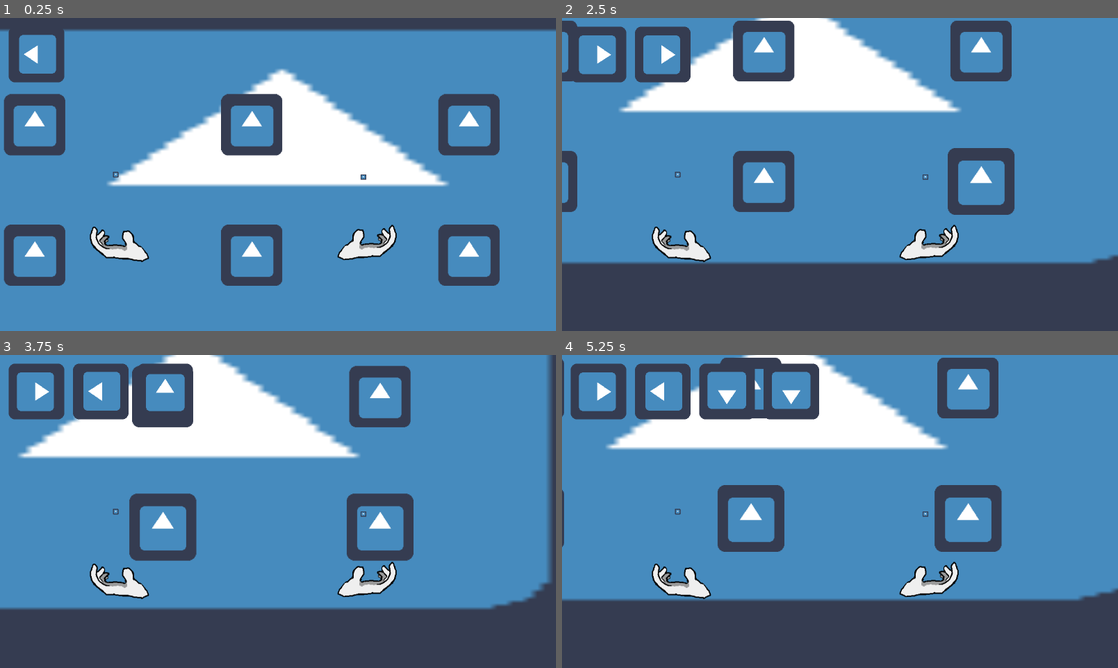
Above: before the commit, frames 1-4 (two rows, left to right).
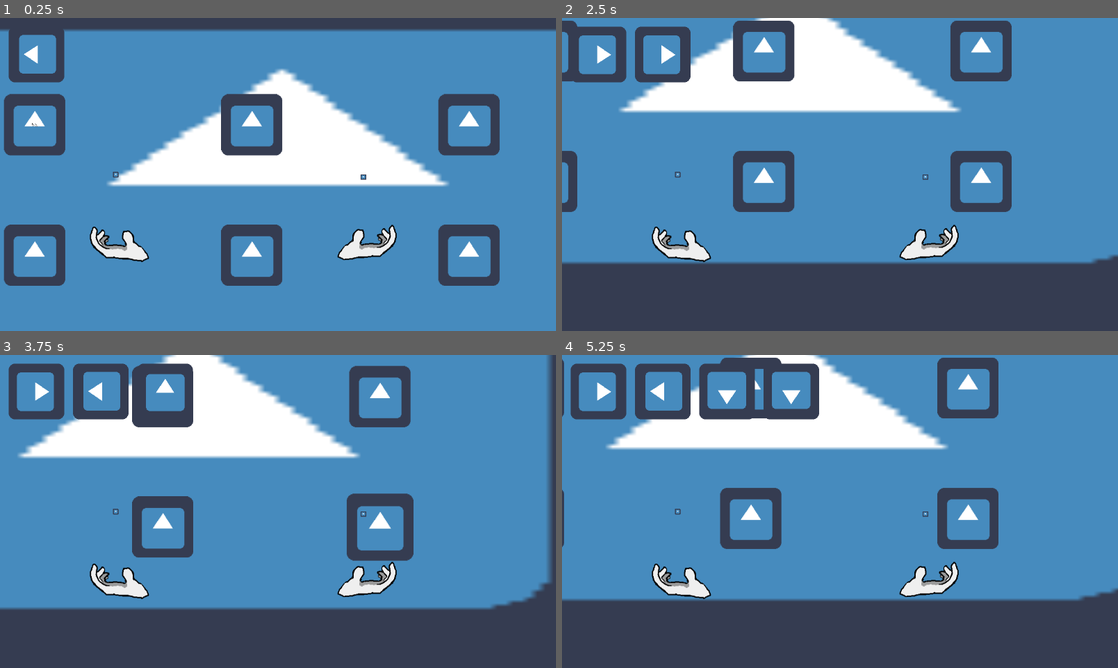
Above: after the commit, the same moments.

Repository: ConnorWhalen/gmtk2018
Game: Godot game, scene res://stage.tscn
The game is run twice, just before and just after one commit, with the same random seed, the same clock (stepped at 60 frames per second) and the same inputs. The engine's default icon, where the game draws it, is replaced by a stand-in: a white triangle on a blue panel in a dark square.
Inputs:
- Up to frame 1 (0.25 s): no input
- Up to frame 2 (2.5 s): tap Enter at 0.5 s; hold Down (scroll_down) 0.53-1.28 s; tap Left (scroll_left) at 1.35 s; tap Space (space) at 2 s; hold Right (scroll_right) from 2.03 s (still down)
- Up to frame 3 (3.75 s): release Right (scroll_right) at 2.78 s; tap Up (scroll_up) at 2.85 s; tap Enter at 3.5 s; tap Space (space) at 3.6 s
- Up to frame 4 (5.25 s): tap Space (space) at 4.25 s; tap Down (scroll_down) at 4.35 s; tap Enter at 5 s; hold Left (scroll_left) from 5.03 s (still down)

The runs differ from the first frame. In frame 1, less than 0.1% of the frame differs, in the area x 5-7%, y 33-35%; in frame 2, 0.7%; in frame 3, 0.7%; in frame 4, 1.4%, in the area x 28-80%, y 41-63%.

Commit message:
fix cupboard detection

Diff:
--- a/cupboard.gd
+++ b/cupboard.gd
@@ -39,4 +39,5 @@
 	get_node("item").scale = Vector2(0.5, 0.5)
 
 func collide(point):
+	print(point-self.position)
 	return rect.has_point(point)
--- a/cupboard_manager.gd
+++ b/cupboard_manager.gd
@@ -12,47 +12,15 @@
 	pass
 
 func _process(delta):
-	# var nearest_l = self.nearest(left_detector)
-	# var left_cupboard_dist = nearest_l[0]
-	# var left_cupboard = nearest_l[1]
-	# if left_cupboard_dist < 50:
-	# 	if left_cupboard != left_highlighted:
-	# 		print("SELECTED LEFT")
-	# 		if left_highlighted != null:
-	# 			self.unhighlight(left_highlighted)
-	# 		self.highlight(left_cupboard)
-	# 		left_highlighted = left_cupboard
-	# else:
-	# 	if left_highlighted != null:
-	# 		self.unhighlight(left_highlighted)
-	# 	left_highlighted = null
 
-	# var nearest_r = self.nearest(right_detector)
-	# var right_cupboard_dist = nearest_r[0]
-	# var right_cupboard = nearest_r[1]
-	# if right_cupboard_dist < 50:
-	# 	if right_cupboard != right_highlighted:
-	# 		print("SELECTED RIGHT")
-	# 		if right_highlighted != null:
-	# 			self.unhighlight(right_highlighted)
-	# 		self.highlight(right_cupboard)
-	# 		right_highlighted = right_cupboard
-	# else:
-	# 	if right_highlighted != null:
-	# 		self.unhighlight(right_highlighted)
-	# 	right_highlighted = null
-
-	# print(left_cupboard_dist)
-	# #print(left_cupboard)
-	# print(right_cupboard_dist)
-	# #print(right_cupboard)
-
+	#print(camera.location())
 	var left_cupboard = self.collide(left_detector+camera.location())
 	if left_cupboard != left_highlighted:
 		if left_highlighted != null:
 			self.unhighlight(left_highlighted)
 		if left_cupboard != null:
 			self.highlight(left_cupboard)
+		left_highlighted = left_cupboard
 
 	var right_cupboard = self.collide(right_detector+camera.location())
 	if right_cupboard != right_highlighted:
@@ -60,6 +28,7 @@
 			self.unhighlight(right_highlighted)
 		if right_cupboard != null:
 			self.highlight(right_cupboard)
+		right_highlighted = right_cupboard
 
 
 func init(items, left_detector_, right_detector_, camera_):
@@ -72,21 +41,8 @@
 	right_detector = right_detector_
 	camera = camera_
 
-func nearest(point):
-	#print(camera.location())
-	#print(point+camera.location())
-	var closest_dist = null
-	var closest_index = null
-	var children = self.get_children()
-	for i in range(len(children)):
-		var cupboard = children[i]
-		var dist = cupboard.position.distance_to(point+camera.location())
-		if closest_dist == null or dist < closest_dist:
-			closest_dist = dist
-			closest_index = i
-	return [closest_dist, closest_index]
-
 func collide(point):
+	#print(point)
 	var children = self.get_children()
 	for i in range(len(children)):
 		if children[i].collide(point):
--- a/stage.gd
+++ b/stage.gd
@@ -14,7 +14,7 @@
 
 	var camera = get_node("camera")
 	camera.position = background.position
-	camera.init(background.position)
+	camera.init(screen_size*0.5)
 	camera.limit_left = background.position.x - background_rect.x*0.5
 	camera.limit_right = background.position.x + background_rect.x*0.5
 	camera.limit_top = background.position.y - background_rect.y*0.5
--- a/stage.tscn
+++ b/stage.tscn
@@ -3,8 +3,8 @@
 [ext_resource path="res://stage.gd" type="Script" id=1]
 [ext_resource path="res://icon.png" type="Texture" id=2]
 [ext_resource path="res://cupboard_manager.gd" type="Script" id=3]
-[ext_resource path="res://resources/handRight.png" type="Texture" id=4]
-[ext_resource path="res://resources/handLeft.png" type="Texture" id=5]
+[ext_resource path="res://resources/handLeft.png" type="Texture" id=4]
+[ext_resource path="res://resources/handRight.png" type="Texture" id=5]
 [ext_resource path="res://checklist.gd" type="Script" id=6]
 [ext_resource path="res://camera.gd" type="Script" id=7]
 
@@ -13,6 +13,8 @@
 script = ExtResource( 1 )
 
 [node name="scrolling" type="Node2D" parent="." index="0"]
+
+_sections_unfolded = [ "Transform" ]
 
 [node name="background" type="Sprite" parent="scrolling" index="0"]
 
@@ -26,6 +28,13 @@
 script = ExtResource( 3 )
 _sections_unfolded = [ "Transform" ]
 
+[node name="Sprite" type="Sprite" parent="scrolling" index="2"]
+
+position = Vector2( 0, 200 )
+scale = Vector2( 0.1, 0.1 )
+texture = ExtResource( 4 )
+_sections_unfolded = [ "Transform" ]
+
 [node name="static" type="CanvasLayer" parent="." index="1"]
 
 layer = 1
@@ -36,22 +45,24 @@
 
 [node name="player" type="Node2D" parent="static" index="0"]
 
+_sections_unfolded = [ "Transform" ]
+
 [node name="Sprite" type="Sprite" parent="static/player" index="0"]
 
 position = Vector2( 845.048, 516.996 )
-texture = ExtResource( 4 )
+texture = ExtResource( 5 )
 _sections_unfolded = [ "Transform" ]
 
 [node name="Sprite2" type="Sprite" parent="static/player" index="1"]
 
 position = Vector2( 274.846, 520.124 )
-texture = ExtResource( 5 )
+texture = ExtResource( 4 )
 _sections_unfolded = [ "Transform" ]
 
 [node name="left_detector" type="Node2D" parent="static/player" index="2"]
 
 position = Vector2( 266.239, 360.18 )
-_sections_unfolded = [ "Transform" ]
+_sections_unfolded = [ "Material", "Transform" ]
 
 [node name="Sprite" type="Sprite" parent="static/player/left_detector" index="0"]
 
